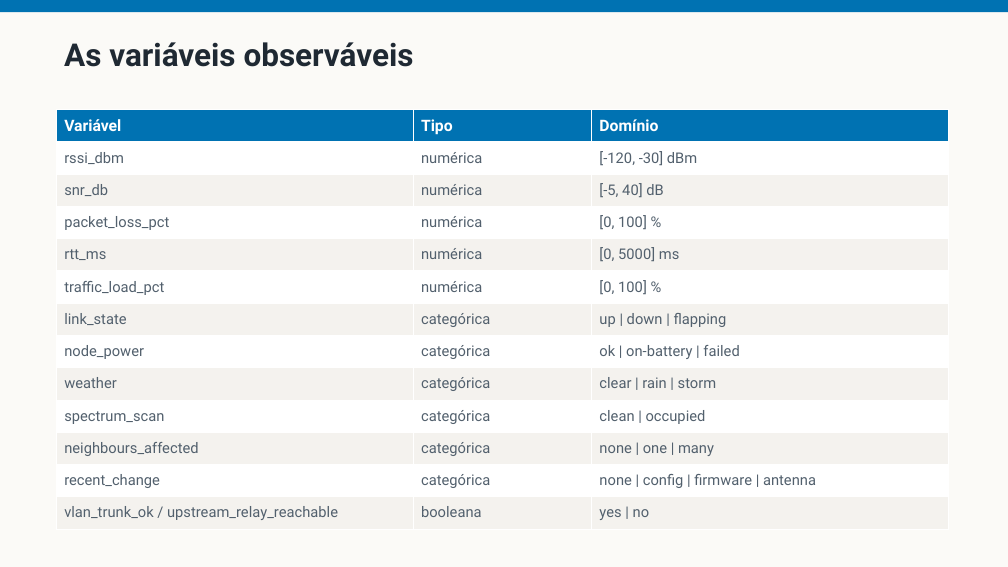
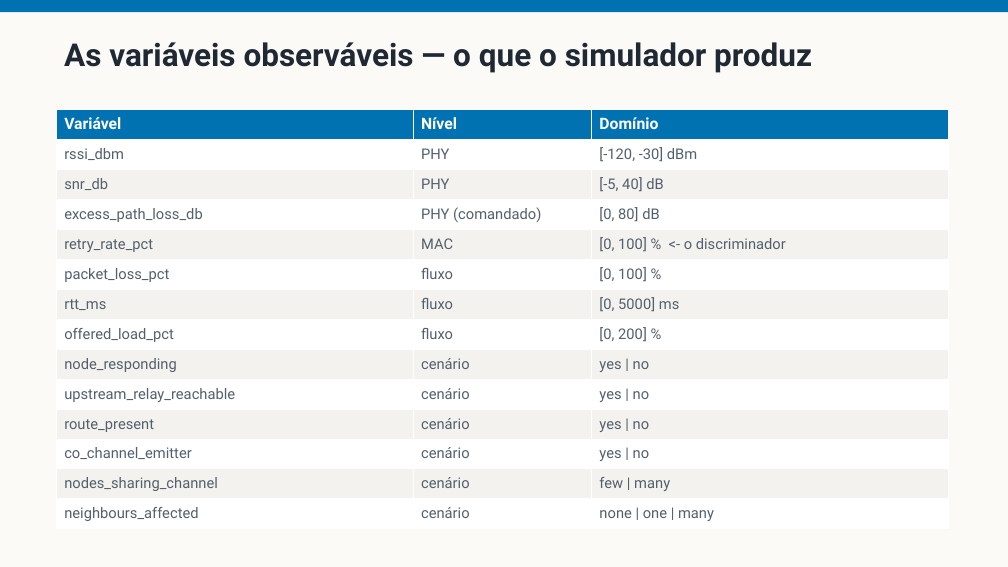
Before and after one commit to fsd-dantas/ai4systems, a slide deck: slide 12 of docs/presentation/ai-for-smartgrids-apresentacao.pptx (slide 11 before the commit). Drawn at 1008x567 pixels with LibreOffice and Linux fonts; fonts in the diff are those of the drawing. Boxes give left, top, right and bottom in pixels: in the first picture for what was removed or moved away, otherwise in the second. Text is boxed around its words. In the diff, an @@ line names an element or a change of style, - is before the commit and + after.

Commit message:
Rebuild the deck around the simulated scenario
Every scenario-specific slide now presents the ns-3 scenario rather than the
field network: the domain figure, the thirteen variables in three levels, the
rule examples, both live demonstrations, the eight commandable cases, the STRIPS
operator, the operator table, the GPS trace, and the whole of topic 3. No
reference to weather, rain fade, crew dispatch or the old node names survives.

The machine-learning argument had to change rather than be restated, and the new
version is stronger. In a simulator the labels are free: the operator commands
the condition and can repeat the run. The objection is no longer missing labels
but what a model would learn from them - the simulated MAC is CSMA-CA while the
real radio uses the manufacturer's, so a classifier trained on simulated labels
learns the model's signature with no evidence it transfers. The field base
remains as the case where no label exists at all.

Topic 3 gains a better example than it had. On LTE_ENB to AP_B breadth-first
finds two hops costing 381.46 ms while A* finds three costing 70.51: the optimal
path has MORE hops. Nothing demonstrates that hops are not cost more directly.

Aggregate savings are now reported over ordered pairs and say so - 272 and 870 -
because the count halves under the other reading and the question will be asked.
The scaling claim is narrowed to what two graphs can support.

Adds a KPI primer before the KPI slide. The audience is not all network
engineers, and without it the following twenty minutes are vocabulary. It carries
one analogy throughout, and makes the point that loss and delay are consequences
which say something is wrong but never what.

```diff
--- a/docs/presentation/ai-for-smartgrids-apresentacao.pptx
+++ b/docs/presentation/ai-for-smartgrids-apresentacao.pptx
@@ text at [64, 42, 812, 73]: text changed @@
-As variáveis observáveis
+As variáveis observáveis — o que o simulador produz
@@ table at [57, 110, 949, 529] @@
-row 1: Variável | Tipo | Domínio
-row 2: rssi_dbm | numérica | [-120, -30] dBm
-row 3: snr_db | numérica | [-5, 40] dB
-row 4: packet_loss_pct | numérica | [0, 100] %
-row 5: rtt_ms | numérica | [0, 5000] ms
-row 6: traffic_load_pct | numérica | [0, 100] %
-row 7: link_state | categórica | up | down | flapping
-row 8: node_power | categórica | ok | on-battery | failed
-row 9: weather | categórica | clear | rain | storm
-row 10: spectrum_scan | categórica | clean | occupied
-row 11: neighbours_affected | categórica | none | one | many
-row 12: recent_change | categórica | none | config | firmware | antenna
-row 13: vlan_trunk_ok / upstream_relay_reachable | booleana | yes | no
+row 1: Variável | Nível | Domínio
+row 2: rssi_dbm | PHY | [-120, -30] dBm
+row 3: snr_db | PHY | [-5, 40] dB
+row 4: excess_path_loss_db | PHY (comandado) | [0, 80] dB
+row 5: retry_rate_pct | MAC | [0, 100] % <- o discriminador
+row 6: packet_loss_pct | fluxo | [0, 100] %
+row 7: rtt_ms | fluxo | [0, 5000] ms
+row 8: offered_load_pct | fluxo | [0, 200] %
+row 9: node_responding | cenário | yes | no
+row 10: upstream_relay_reachable | cenário | yes | no
+row 11: route_present | cenário | yes | no
+row 12: co_channel_emitter | cenário | yes | no
+row 13: nodes_sharing_channel | cenário | few | many
+row 14: neighbours_affected | cenário | none | one | many
```
Also in this commit, not shown: 19 other slides changed, 1 slide added, 2 other files.
